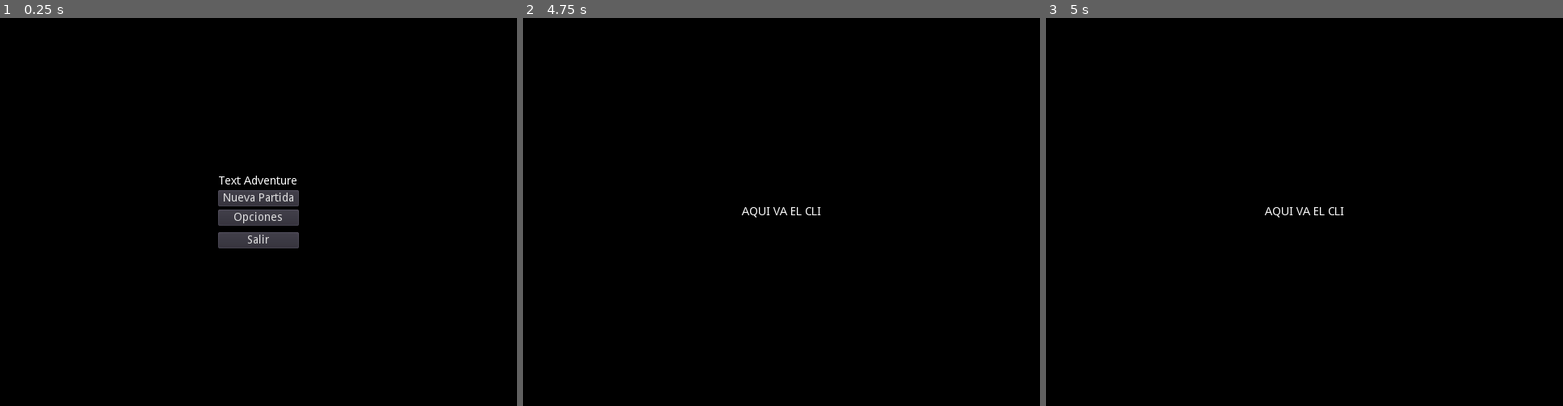
Above: before the commit, frames 1-3 (left to right).
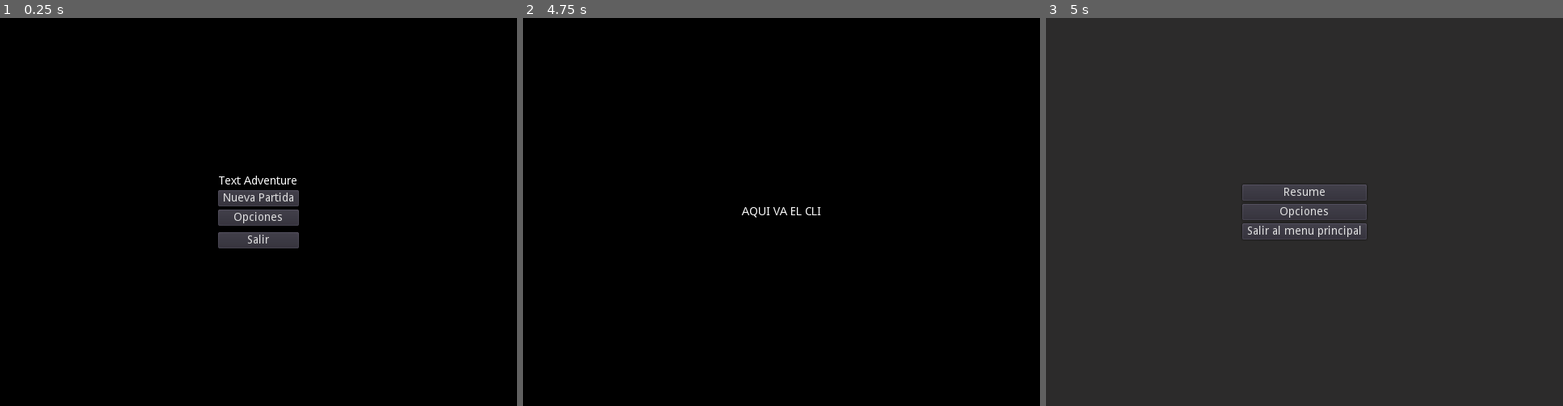
Above: after the commit, the same moments.

Repository: aesthezel/godot-textadventure
Game: Godot game, scene res://Scenes/MainMenu.tscn
Same seed, same stepped clock (60 frames per second), same inputs: the game is played once before the commit and once after it.
Inputs:
- Up to frame 1 (0.25 s): no input
- Up to frame 2 (4.75 s): click "Nueva Partida" at 0.5 s; tap Enter at 1.25, 2.75, 4.25 s; tap Space at 2, 3.5 s
- Up to frame 3 (5 s): tap Escape (ui_cancel) at 4.9 s

Frames 1-2 are identical in both runs. In frame 3, 100% of the frame differs, in the area x 0-100%, y 0-100%.

Commit message:
added the pause menu

Diff:
--- a/Scenes/CLI/StartCLI.tscn
+++ b/Scenes/CLI/StartCLI.tscn
@@ -1,4 +1,6 @@
-[gd_scene format=2]
+[gd_scene load_steps=2 format=2]
+
+[ext_resource path="res://Scenes/PauseMenu.tscn" type="PackedScene" id=1]
 
 [node name="Control" type="Control"]
 anchor_right = 1.0
@@ -20,3 +22,6 @@
 margin_right = 369.0
 margin_bottom = 247.0
 text = "AQUI VA EL CLI"
+
+[node name="ColorRect" parent="." instance=ExtResource( 1 )]
+visible = false
--- a/Scenes/MainMenu.tscn
+++ b/Scenes/MainMenu.tscn
@@ -54,4 +54,6 @@
 margin_bottom = 285.0
 text = "Salir"
 [connection signal="pressed" from="Columns/Rows/NewGame" to="." method="_on_NewGame_pressed"]
+[connection signal="pressed" from="Columns/Rows/Settings" to="." method="_on_Settings_pressed"]
+[connection signal="toggled" from="Columns/Rows/Settings" to="." method="_on_Settings_toggled"]
 [connection signal="pressed" from="Columns/Rows/Exit" to="." method="_on_Exit_pressed"]
--- /dev/null
+++ b/Scenes/PauseMenu.tscn
@@ -0,0 +1,44 @@
+[gd_scene load_steps=2 format=2]
+
+[ext_resource path="res://Scripts/PauseMenu.gd" type="Script" id=1]
+
+[node name="ColorRect" type="ColorRect"]
+pause_mode = 2
+anchor_right = 1.0
+anchor_bottom = 1.0
+color = Color( 0.172549, 0.168627, 0.168627, 1 )
+script = ExtResource( 1 )
+__meta__ = {
+"_edit_use_anchors_": false
+}
+
+[node name="CenterContainer" type="CenterContainer" parent="."]
+anchor_right = 1.0
+anchor_bottom = 1.0
+__meta__ = {
+"_edit_use_anchors_": false
+}
+
+[node name="VBoxContainer" type="VBoxContainer" parent="CenterContainer"]
+margin_left = 243.0
+margin_top = 206.0
+margin_right = 397.0
+margin_bottom = 274.0
+
+[node name="Button" type="Button" parent="CenterContainer/VBoxContainer"]
+margin_right = 154.0
+margin_bottom = 20.0
+text = "Resume"
+
+[node name="Button2" type="Button" parent="CenterContainer/VBoxContainer"]
+margin_top = 24.0
+margin_right = 154.0
+margin_bottom = 44.0
+text = "Opciones"
+
+[node name="Button3" type="Button" parent="CenterContainer/VBoxContainer"]
+margin_top = 48.0
+margin_right = 154.0
+margin_bottom = 68.0
+text = "Salir al menu principal"
+[connection signal="pressed" from="CenterContainer/VBoxContainer/Button" to="." method="_on_Button_pressed"]
--- /dev/null
+++ b/Scripts/PauseMenu.gd
@@ -0,0 +1,15 @@
+extends ColorRect
+
+var paused = false setget set_pauseMenu
+
+func set_pauseMenu(value):
+	paused = value
+	get_tree().paused = paused
+	visible = paused
+
+func _process(delta):
+	if Input.is_action_just_pressed("ui_cancel"):
+		self.paused = !paused
+
+func _on_Button_pressed():
+	self.paused = false
